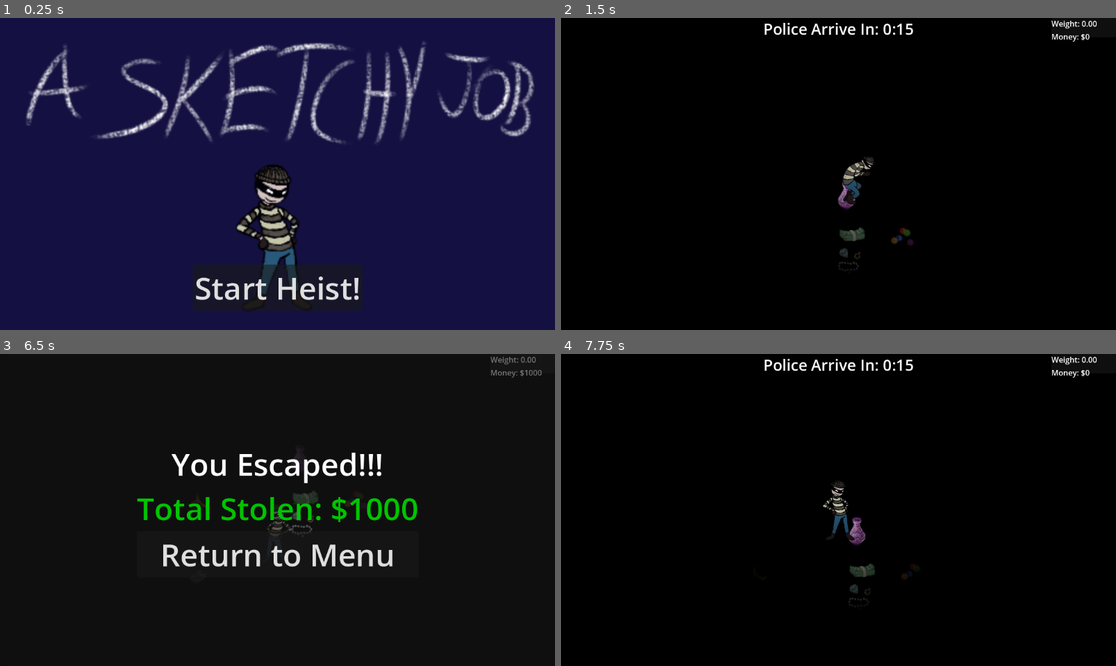
Above: before the commit, frames 1-4 (two rows, left to right).
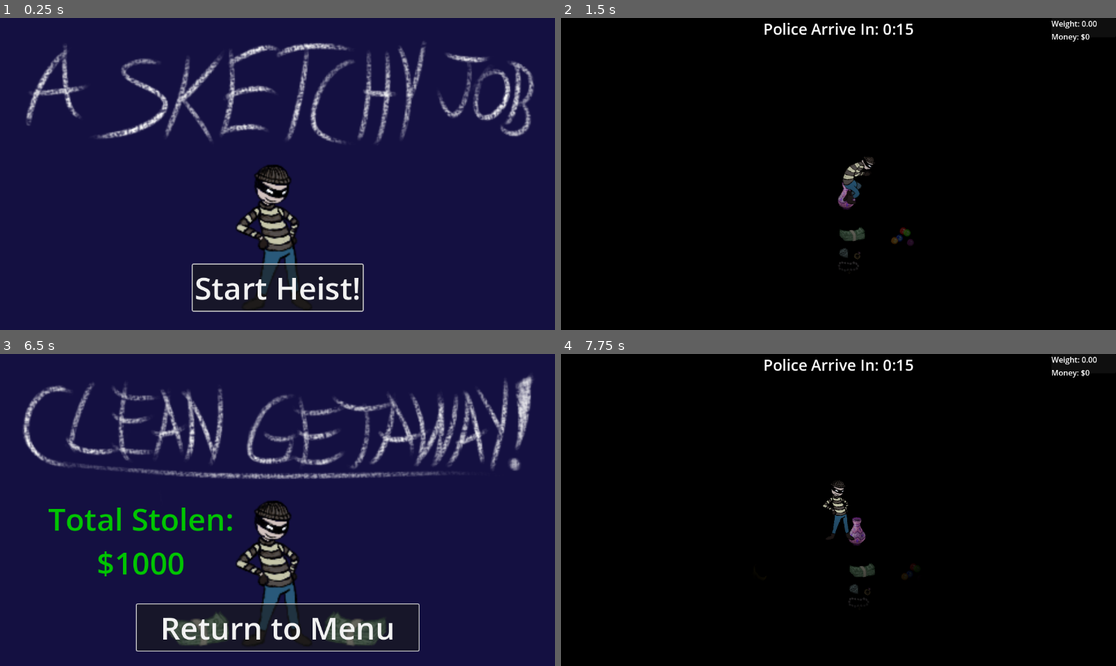
Above: after the commit, the same moments.

Repository: Enriquenf07/game-jam-march-2026
Game: Godot game, scene res://world/main.tscn
The game is run twice, just before and just after one commit, with the same random seed, the same clock (stepped at 60 frames per second) and the same inputs. The engine's default icon, where the game draws it, is replaced by a stand-in: a white triangle on a blue panel in a dark square. Sound files missing from this copy of the repository are replaced by a short silence.
Inputs:
- Up to frame 1 (0.25 s): no input
- Up to frame 2 (1.5 s): click "Start Heist!" at 0.5 s; tap Enter at 1.25 s; hold D (right) from 1.28 s (still down); hold E (interact) from 1.28 s (still down)
- Up to frame 3 (6.5 s): release D (right) at 2.03 s; release E (interact) at 2.03 s; hold S (down) 2.03-2.78 s; tap Shift (run) at 2.1, 3.6, 5.1 s; hold D (right) 2.78-3.53 s; hold E (interact) 2.78-3.53 s; hold W (up) 3.53-4.28 s; hold E (interact) 4.28-5.03 s; hold A (left) 4.28-5.78 s; hold S (down) from 5.78 s (still down); hold E (interact) from 5.78 s (still down)
- Up to frame 4 (7.75 s): release S (down) at 6.5 s; release E (interact) at 6.5 s; click "Return to Menu" at 6.5 s; click "Start Heist!" at 7.25 s

The runs differ from the first frame. In frame 1, 0.3% of the frame differs, in the area x 34-66%, y 78-95%; in frame 2, nothing differs; in frame 3, 99%, in the area x 0-100%, y 0-100%; in frame 4, nothing differs.

Commit message:
Updated win and lose screens

Diff:
--- a/world/results_screen/results_screen.gd
+++ b/world/results_screen/results_screen.gd
@@ -4,18 +4,19 @@
 signal game_exited
 
 @export var _win_screen: Control
+@export var _win_button: Button
 @export var _score_text: Label
 @export var _lose_screen: Control
+@export var _lose_button: Button
 
 func show_win_screen(total_score: int):
 	_win_screen.show()
-	_score_text.text = "Total Stolen: $" + str(total_score)
+	_win_button.grab_focus()
+	_score_text.text = "Total Stolen:\n$" + str(total_score)
 
 func _on_exit_button_pressed() -> void:
 	game_exited.emit()
 
 func show_lose_screen():
 	_lose_screen.show()
-
-func _on_retry_button_pressed() -> void:
-	get_tree().reload_current_scene()
+	_lose_button.grab_focus()
--- a/world/results_screen/results_screen.tscn
+++ b/world/results_screen/results_screen.tscn
@@ -1,12 +1,16 @@
 [gd_scene format=3 uid="uid://cwd0jx26s4xsr"]
 
 [ext_resource type="Script" uid="uid://d3witckh7xgk2" path="res://world/results_screen/results_screen.gd" id="1_ucyfj"]
+[ext_resource type="Texture2D" uid="uid://cmobixcwsm6uw" path="res://world/assets/win_screen_-_480x270.png" id="2_2g062"]
+[ext_resource type="Texture2D" uid="uid://b8emmv3j1evt2" path="res://world/assets/lose_screen_-_480x270.png" id="2_lnh2n"]
 
-[node name="ResultsScreen" type="CanvasLayer" unique_id=819295893 node_paths=PackedStringArray("_win_screen", "_score_text", "_lose_screen")]
+[node name="ResultsScreen" type="CanvasLayer" unique_id=819295893 node_paths=PackedStringArray("_win_screen", "_win_button", "_score_text", "_lose_screen", "_lose_button")]
 script = ExtResource("1_ucyfj")
 _win_screen = NodePath("WinScreen")
-_score_text = NodePath("WinScreen/VBoxContainer/ScoreText")
+_win_button = NodePath("WinScreen/ExitButton")
+_score_text = NodePath("WinScreen/ScoreText")
 _lose_screen = NodePath("LoseScreen")
+_lose_button = NodePath("LoseScreen/ExitButton")
 
 [node name="WinScreen" type="Control" parent="." unique_id=1361753961]
 visible = false
@@ -17,45 +21,44 @@
 grow_horizontal = 2
 grow_vertical = 2
 
-[node name="Panel" type="Panel" parent="WinScreen" unique_id=861377978]
+[node name="TextureRect" type="TextureRect" parent="WinScreen" unique_id=375038587]
 layout_mode = 1
 anchors_preset = 15
 anchor_right = 1.0
 anchor_bottom = 1.0
 grow_horizontal = 2
 grow_vertical = 2
+texture = ExtResource("2_2g062")
 
-[node name="VBoxContainer" type="VBoxContainer" parent="WinScreen" unique_id=15621982]
+[node name="ScoreText" type="Label" parent="WinScreen" unique_id=981607983]
 layout_mode = 1
-anchors_preset = 8
-anchor_left = 0.5
+anchors_preset = 4
 anchor_top = 0.5
-anchor_right = 0.5
 anchor_bottom = 0.5
-offset_left = -292.5
-offset_top = -140.0
-offset_right = 292.5
-offset_bottom = 140.0
-grow_horizontal = 2
+offset_top = -26.0
+offset_right = 585.0
+offset_bottom = 153.0
 grow_vertical = 2
-alignment = 1
-
-[node name="WinText" type="Label" parent="WinScreen/VBoxContainer" unique_id=2086986766]
-layout_mode = 2
-theme_override_font_sizes/font_size = 64
-text = "You Escaped!!!"
-horizontal_alignment = 1
-
-[node name="ScoreText" type="Label" parent="WinScreen/VBoxContainer" unique_id=981607983]
-layout_mode = 2
 theme_override_colors/font_color = Color(0, 0.77254903, 0, 1)
 theme_override_font_sizes/font_size = 64
-text = "Total Stolen: $0000"
+text = "Total Stolen:
+$0000"
 horizontal_alignment = 1
 vertical_alignment = 1
 
-[node name="ExitButton" type="Button" parent="WinScreen/VBoxContainer" unique_id=389212487]
-layout_mode = 2
+[node name="ExitButton" type="Button" parent="WinScreen" unique_id=389212487]
+layout_mode = 1
+anchors_preset = 7
+anchor_left = 0.5
+anchor_top = 1.0
+anchor_right = 0.5
+anchor_bottom = 1.0
+offset_left = -292.5
+offset_top = -128.0
+offset_right = 292.5
+offset_bottom = -32.0
+grow_horizontal = 2
+grow_vertical = 0
 theme_override_font_sizes/font_size = 64
 text = "Return to Menu"
 
@@ -68,53 +71,23 @@
 grow_horizontal = 2
 grow_vertical = 2
 
-[node name="Panel" type="Panel" parent="LoseScreen" unique_id=528110133]
+[node name="TextureRect" type="TextureRect" parent="LoseScreen" unique_id=1260958281]
 layout_mode = 1
 anchors_preset = 15
 anchor_right = 1.0
 anchor_bottom = 1.0
 grow_horizontal = 2
 grow_vertical = 2
+texture = ExtResource("2_lnh2n")
 
-[node name="VBoxContainer" type="VBoxContainer" parent="LoseScreen" unique_id=1973433354]
-layout_mode = 1
-anchors_preset = 8
-anchor_left = 0.5
-anchor_top = 0.5
-anchor_right = 0.5
-anchor_bottom = 0.5
-offset_left = -292.5
-offset_top = -140.0
-offset_right = 292.5
-offset_bottom = 140.0
-grow_horizontal = 2
-grow_vertical = 2
-alignment = 1
-
-[node name="WinText" type="Label" parent="LoseScreen/VBoxContainer" unique_id=1233250710]
-layout_mode = 2
-theme_override_font_sizes/font_size = 64
-text = "You Were Caught..."
-horizontal_alignment = 1
-
-[node name="Label" type="Label" parent="LoseScreen/VBoxContainer" unique_id=55544335]
-layout_mode = 2
-theme_override_colors/font_color = Color(0.67, 0, 0, 1)
-theme_override_font_sizes/font_size = 48
-text = "Your Stolen Goods Have Been Confiscated..."
-horizontal_alignment = 1
-vertical_alignment = 1
-
-[node name="RetryButton" type="Button" parent="LoseScreen/VBoxContainer" unique_id=1865046938]
-layout_mode = 2
-theme_override_font_sizes/font_size = 64
-text = "Try Again"
-
-[node name="ExitButton" type="Button" parent="LoseScreen/VBoxContainer" unique_id=1453146947]
-layout_mode = 2
+[node name="ExitButton" type="Button" parent="LoseScreen" unique_id=1453146947]
+layout_mode = 0
+offset_left = 329.0
+offset_top = 520.0
+offset_right = 824.0
+offset_bottom = 616.0
 theme_override_font_sizes/font_size = 64
 text = "Return to Menu"
 
-[connection signal="pressed" from="WinScreen/VBoxContainer/ExitButton" to="." method="_on_exit_button_pressed"]
-[connection signal="pressed" from="LoseScreen/VBoxContainer/RetryButton" to="." method="_on_retry_button_pressed"]
-[connection signal="pressed" from="LoseScreen/VBoxContainer/ExitButton" to="." method="_on_exit_button_pressed"]
+[connection signal="pressed" from="WinScreen/ExitButton" to="." method="_on_exit_button_pressed"]
+[connection signal="pressed" from="LoseScreen/ExitButton" to="." method="_on_exit_button_pressed"]
--- a/world/title_screen/title_screen.gd
+++ b/world/title_screen/title_screen.gd
@@ -3,6 +3,10 @@
 
 signal game_started
 
+@export var _start_button: Button
+
+func _ready() -> void:
+	_start_button.grab_focus()
 
 func _on_start_button_pressed() -> void:
 	game_started.emit()
--- a/world/title_screen/title_screen.tscn
+++ b/world/title_screen/title_screen.tscn
@@ -3,7 +3,7 @@
 [ext_resource type="Texture2D" uid="uid://2a1qt1edgd7e" path="res://world/assets/title_screen_-_480x270.png" id="1_4m1em"]
 [ext_resource type="Script" uid="uid://di353tidx8l1d" path="res://world/title_screen/title_screen.gd" id="1_ybc8w"]
 
-[node name="TitleScreen" type="Control" unique_id=1089968276]
+[node name="TitleScreen" type="Control" unique_id=1089968276 node_paths=PackedStringArray("_start_button")]
 layout_mode = 3
 anchors_preset = 15
 anchor_right = 1.0
@@ -11,6 +11,7 @@
 grow_horizontal = 2
 grow_vertical = 2
 script = ExtResource("1_ybc8w")
+_start_button = NodePath("StartButton")
 
 [node name="TextureRect" type="TextureRect" parent="." unique_id=995425371]
 layout_mode = 1
Binary file added: world/assets/lose_screen_-_480x270.png
Not shown, added: world/assets/lose_screen_-_480x270.png.import
Binary file added: world/assets/win_screen_-_480x270.png
Not shown, added: world/assets/win_screen_-_480x270.png.import
